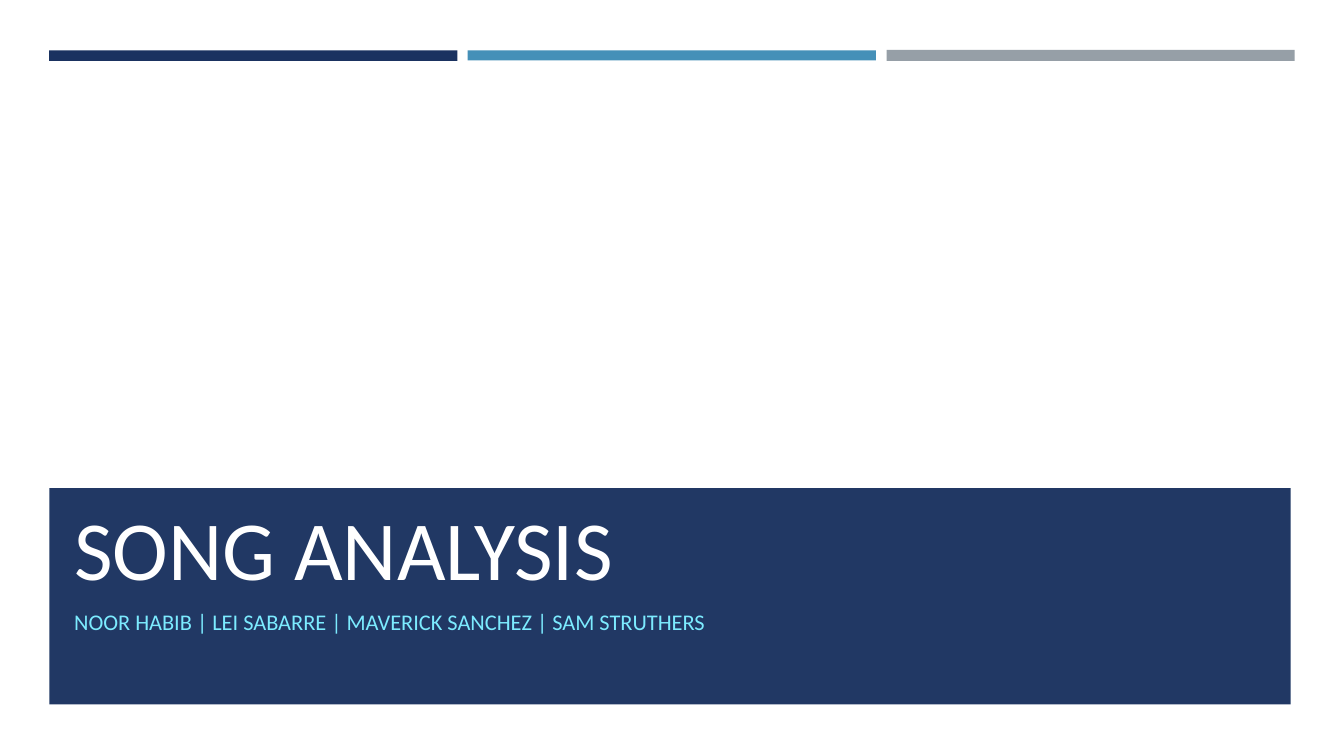
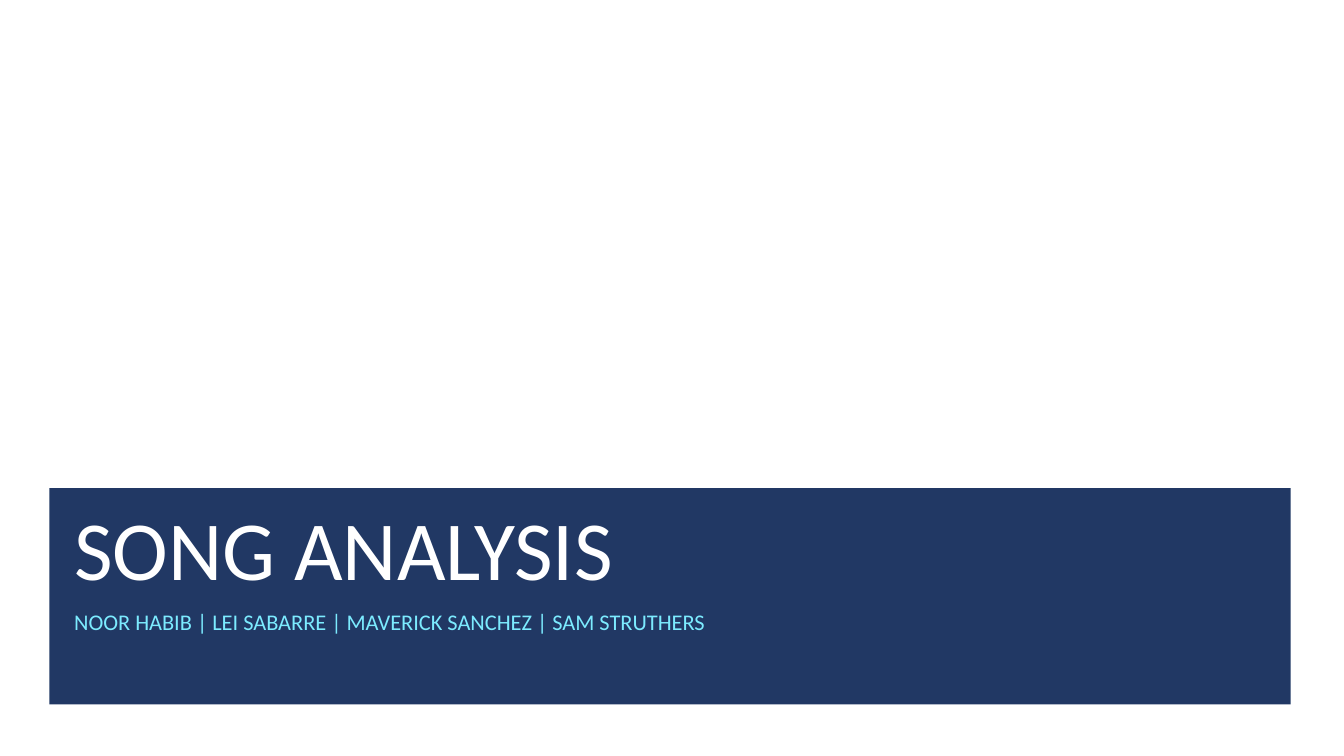
Before and after one commit to nvhabib91/song_analyzer, a slide deck: slide 1 of Song_Analysis.pptx. Drawn at 1344x756 pixels with LibreOffice and Linux fonts; fonts in the diff are those of the drawing; background and template pictures are left out; a plain dark background stands for a picture behind light text. Boxes give left, top, right and bottom in pixels: in the first picture for what was removed or moved away, otherwise in the second. Text is boxed around its words. In the diff, an @@ line names an element or a change of style, - is before the commit and + after.

```diff
--- a/Song_Analysis.pptx
+++ b/Song_Analysis.pptx
@@ rectangle removed at <box>49,50,458,60</box> @@
@@ rectangle removed at <box>468,50,876,60</box> @@
@@ rectangle removed at <box>886,50,1295,62</box> @@
```
Also in this commit, not shown: 2 other slides changed, 4 slides added, 3 slides removed.
